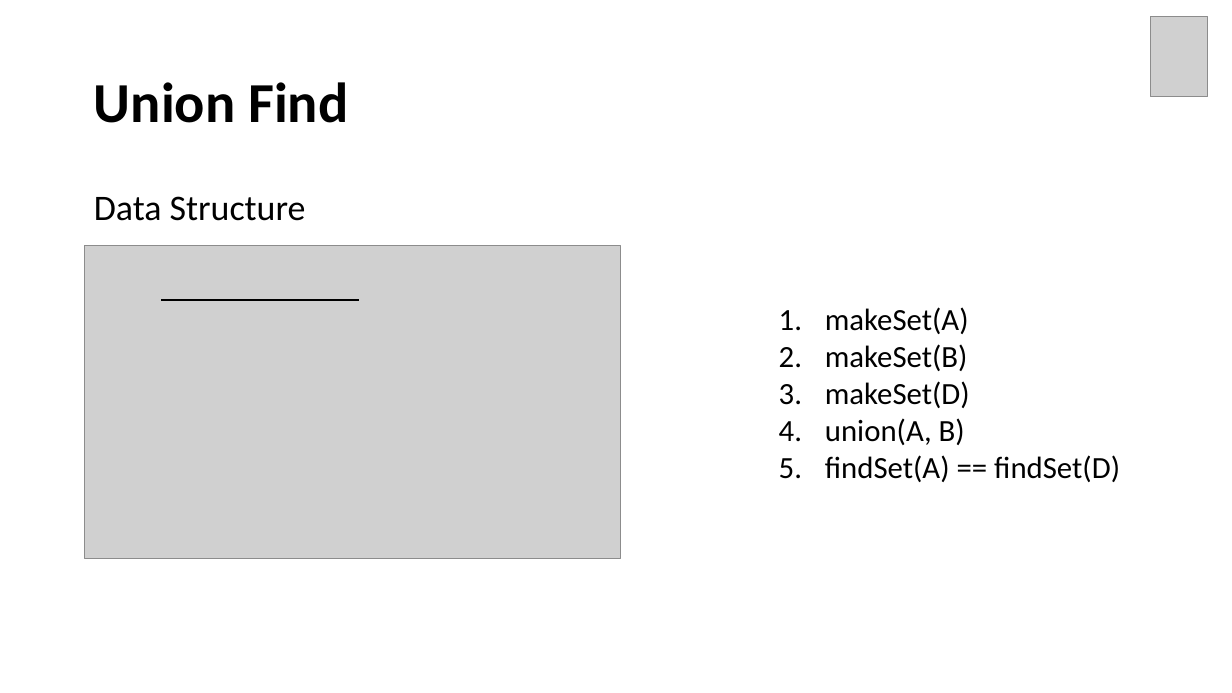
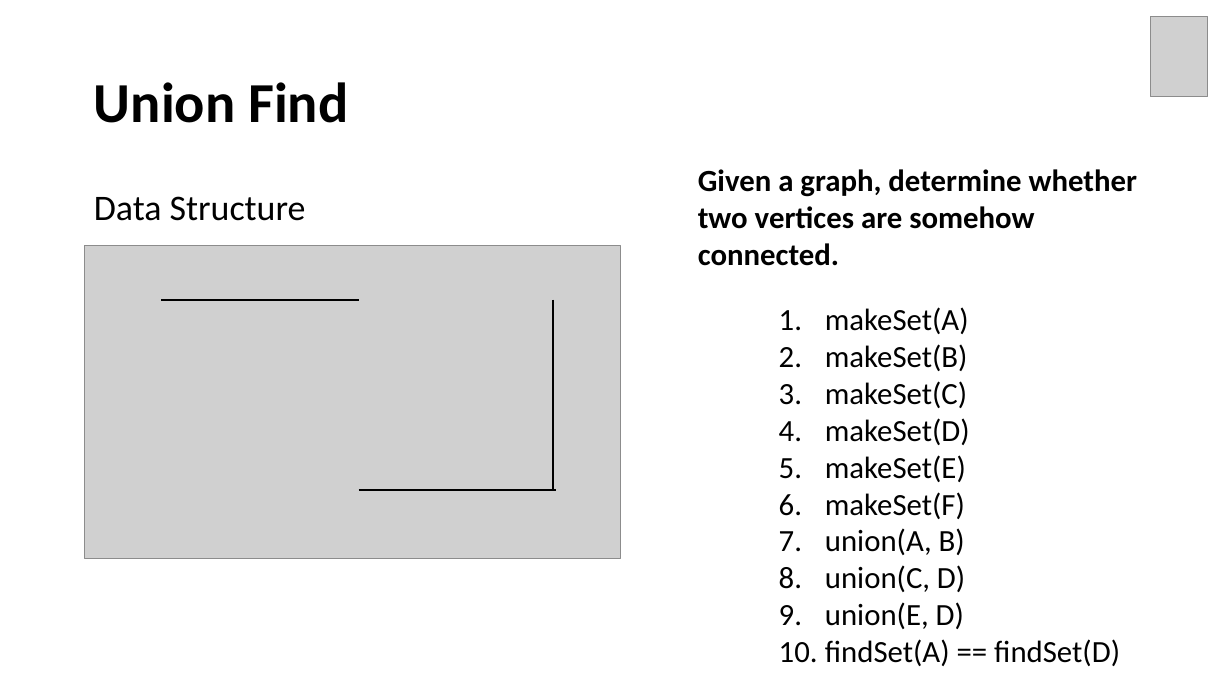
Before and after one commit to Neo-Hao/union-find, a slide deck: slide 7 of slides.pptx (slide 6 before the commit). Drawn at 1232x693 pixels with LibreOffice and Linux fonts; fonts in the diff are those of the drawing; grey boxes stand for pictures. Boxes give left, top, right and bottom in pixels: in the first picture for what was removed or moved away, otherwise in the second. Text is boxed around its words. In the diff, an @@ line names an element or a change of style, - is before the commit and + after.

Commit message:
updates on union find two versions

```diff
--- a/slides.pptx
+++ b/slides.pptx
@@ text added at [698, 169, 1137, 266], 24 pt, text #000000, bold @@
+Given a graph, determine whether two vertices are somehow connected.
@@ line added from (553, 299) to (553, 491), #000000 1.5 pt @@
@@ text at [825, 381, 967, 408]: paragraph added @@
+3. makeSet(C)
@@ text at [825, 455, 966, 519]: paragraphs added @@
+5. makeSet(E)
+6. makeSet(F)
@@ line added from (359, 491) to (556, 491), #000000 1.5 pt @@
@@ text at [825, 565, 965, 629]: paragraphs added @@
+8. union(C, D)
+9. union(E, D)
```
Also in this commit, not shown: 33 other slides changed, 6 slides added, 10 slides removed.
